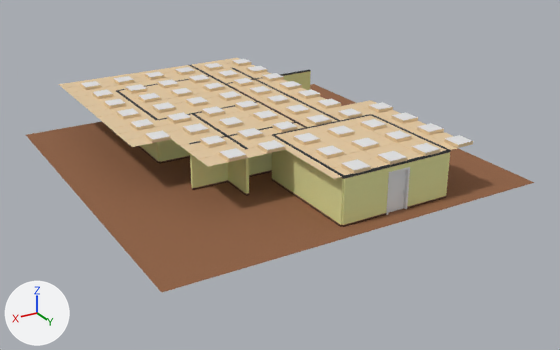
The FBX model GGJ23_Root/Assets/Models/Room/Room_03.fbx, before and after one commit.
The view is the same before and after, from a camera (50 mm lens) standing at (19.1, 33.9, 15.6) and looking at (-0.6, 0.9, -0.9). Arrows for +X, +Y and +Z are at lower left; the lights stay in place.

In view in the first picture: 'Ceiling', 'Door', 'Floor', 'Wall', 'Wall.001', 'Wall.003', 'Wall.009', 'Wall.010'.
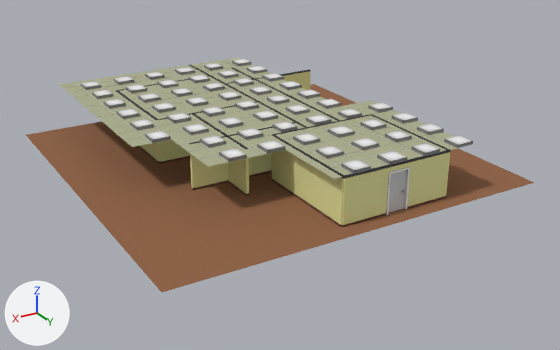
Location of each change, [x1, y1, x2, y2] in pixels of the pictures (560 x 350 px):
'Ceiling', surface changed
    both: [59, 58, 473, 179]

The change in detail:
Picture 'Ceiling_BaseMap.png' (img_ceiling_basemap_png) is new.
In material 'Ceiling' (mat_ceiling), base_color is no longer (0.8, 0.601, 0.365), beige #e7cca3.
In material 'Ceiling' (mat_ceiling), texture is now set to img_ceiling_basemap_png.
